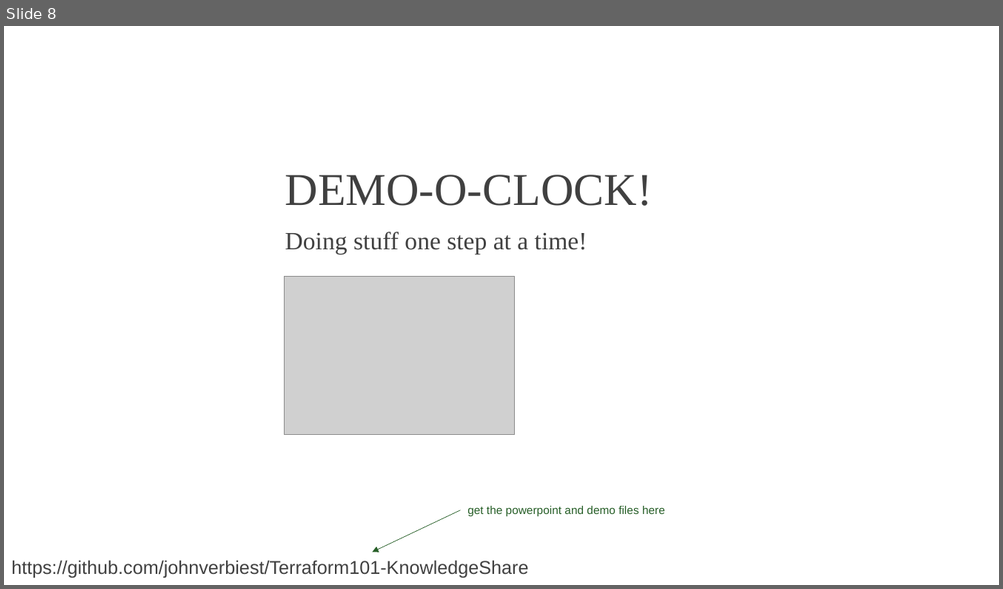
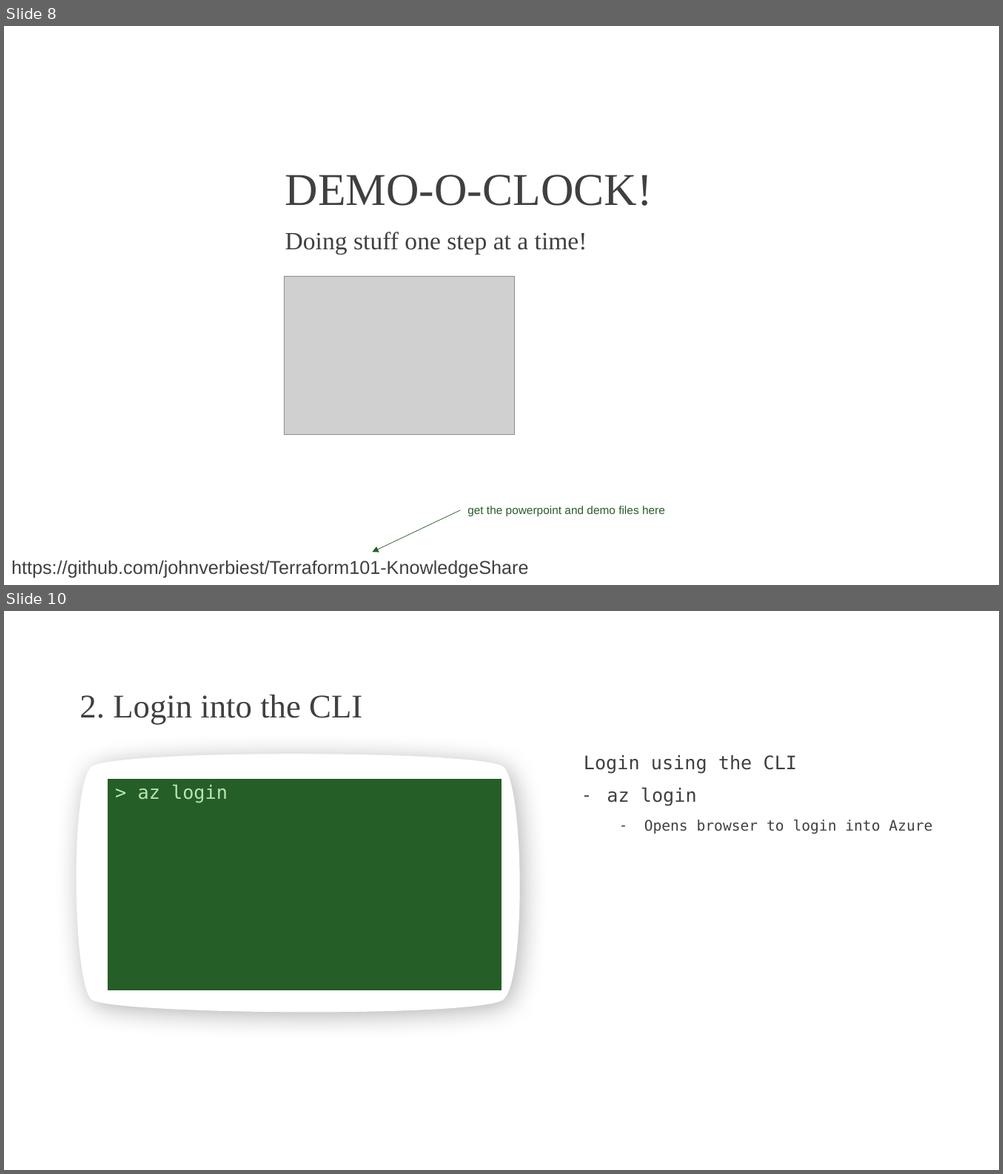
Before and after one commit to johnverbiest/Terraform101-KnowledgeShare, a slide deck: Terraform 101.pptx. Shown one above the other, each under a label of ours: slide 8 before the commit, slides 8 and 10 after it; the slides between them are not shown. The pictures are 1003x589 and 1003x1174 pixels, drawn with LibreOffice and Linux fonts; fonts in the diff are those of the drawing; grey boxes stand for pictures; background and template pictures are left out. Boxes give left, top, right and bottom in pixels: in the first picture for what was removed or moved away, otherwise in the second. Text is boxed around its words. In the diff, an @@ line names an element or a change of style, - is before the commit and + after.

```diff
--- a/Terraform 101.pptx
+++ b/Terraform 101.pptx
@@ slide 10 added at (4, 611, 999, 1170), background picture (left out) @@
@@ title added at (79, 695, 362, 725), 32 pt, text #404040 @@
+2. Login into the CLI
@@ freeform shape added at (70, 749, 526, 1017), fill #FFFFFF @@
@@ text added at (583, 755, 932, 834), 14 pt, text #404040 @@
+Login using the CLI
+– az login
+  – Opens browser to login into Azure
@@ rectangle added at (108, 779, 502, 990), fill #265E27, 18 pt, text #B9E3BA @@
+> az login
```
Also in this commit, not shown: 1 slide changed, 5 other slides added, 2 other files.
